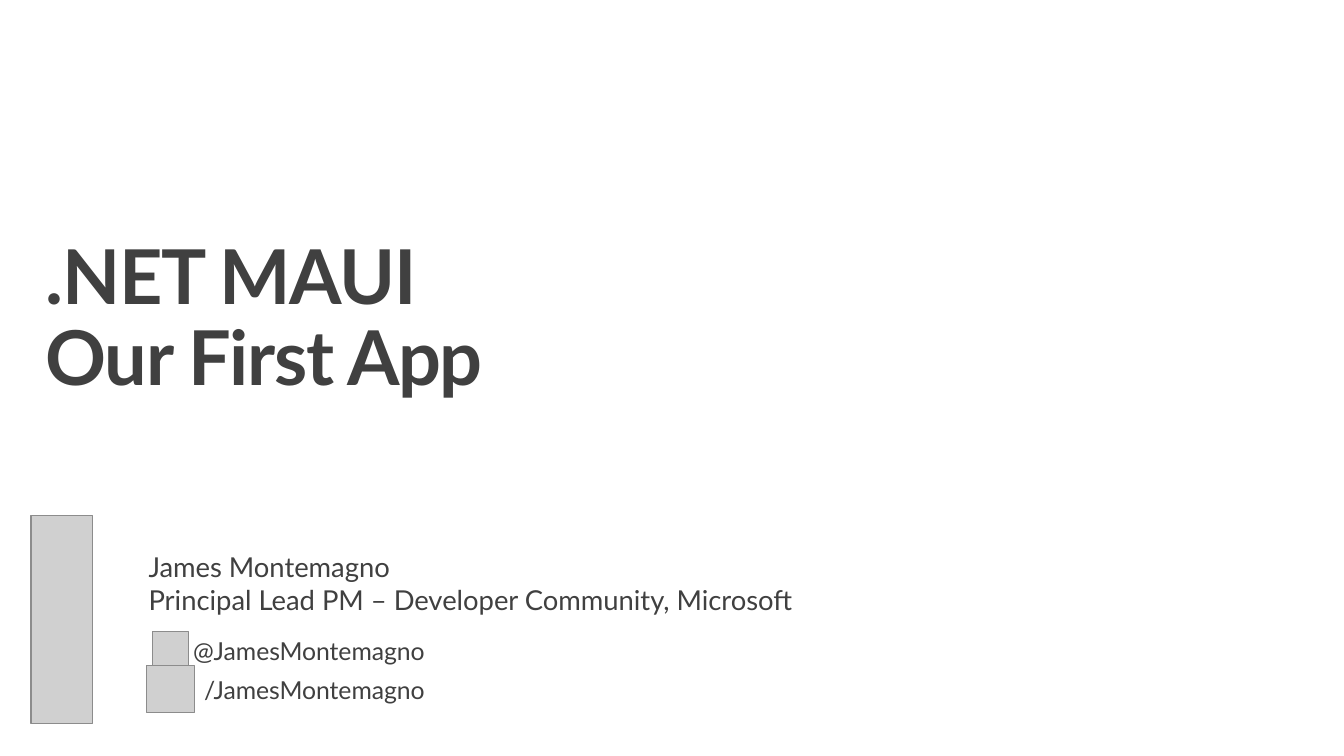
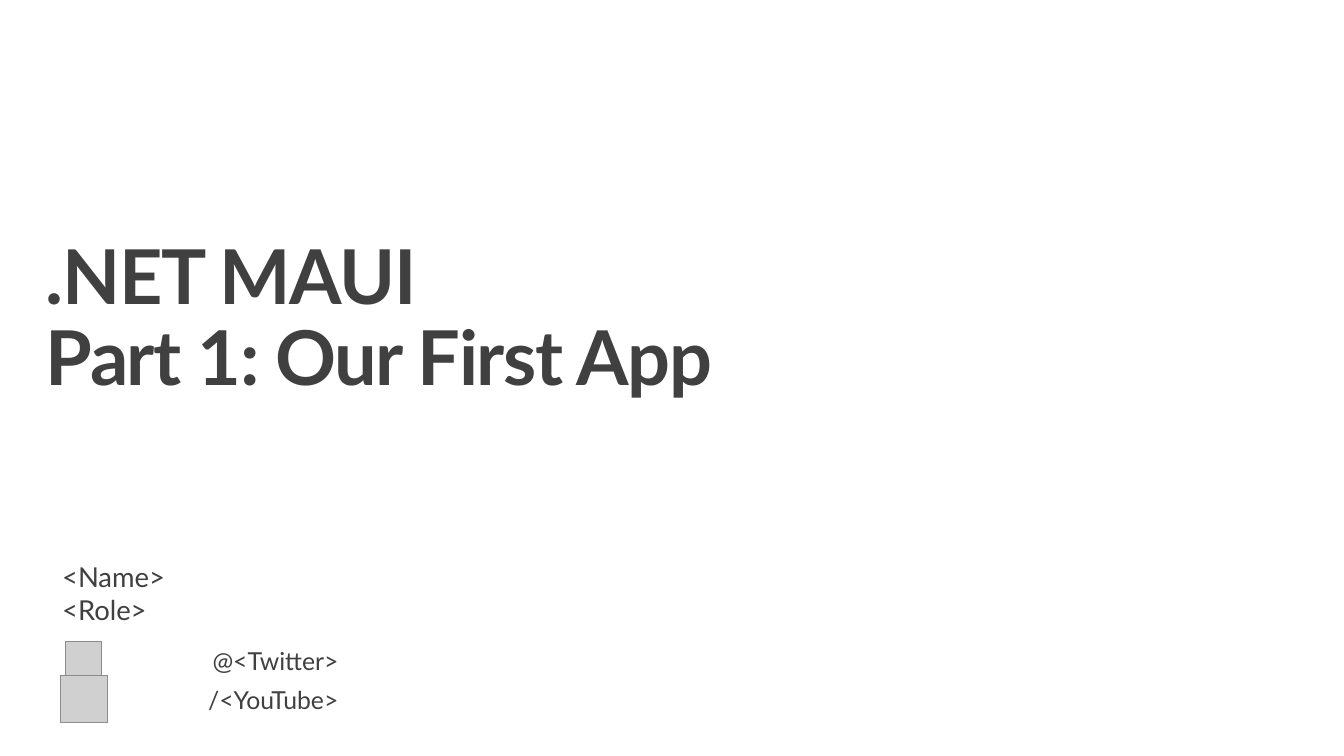
Before and after one commit to dotnet-presentations/dotnet-maui-workshop, a slide deck: slide 1 of Slides/Workshop1 - Our First App.pptx. Drawn at 1344x756 pixels with LibreOffice and Linux fonts; fonts in the diff are those of the drawing; grey boxes stand for pictures; background and template pictures are left out. Boxes give left, top, right and bottom in pixels: in the first picture for what was removed or moved away, otherwise in the second. Text is boxed around its words. In the diff, an @@ line names an element or a change of style, - is before the commit and + after.

Commit message:
Buncha slide updates! (#136)
* Fixing part 0 slides inc removing the montemagno branding, old dotnet 6 stuff, updated design

* updating part 1 slides

* slide updates and deleting old junk

* moar slide updates

* re-adding part 5 lol

* shrink slides

---------

```diff
--- a/Slides/Workshop1 - Our First App.pptx
+++ b/Slides/Workshop1 - Our First App.pptx
@@ title at (46, 249, 713, 398): text changed @@
-.NET MAUI
-Our First App
+.NET MAUI
+Part 1: Our First App
@@ picture removed at (31, 515, 93, 724) @@
@@ text at (62, 567, 165, 620): text changed @@
-James Montemagno
-Principal Lead PM – Developer Community, Microsoft
+<Name>
+<Role>
@@ picture: place and size @@
-picture at (152, 631, 189, 667)
+picture at (66, 641, 102, 678)
@@ text at (208, 652, 339, 710): text changed @@
-@JamesMontemagno
-/JamesMontemagno
+@<Twitter>
+/<YouTube>
@@ picture: place and size @@
-picture at (146, 665, 194, 713)
+picture at (60, 676, 108, 723)
```
Also in this commit, not shown: 2 other slides changed, 1 slide added, 1 slide removed, 5 other files.
